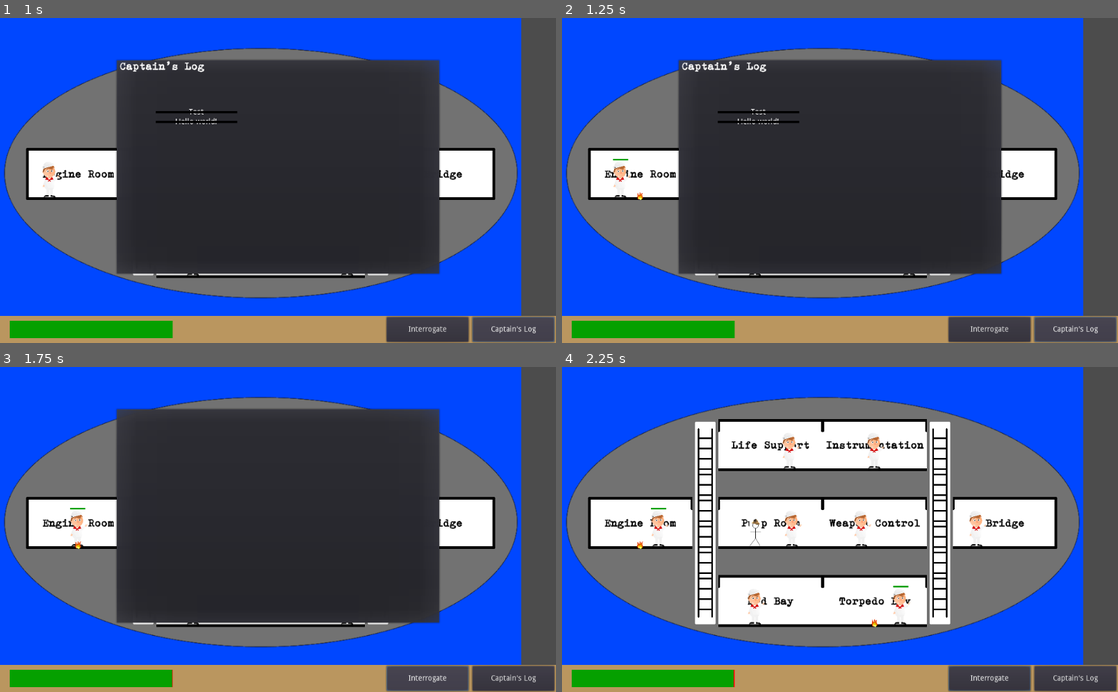
Above: before the commit, frames 1-4 (two rows, left to right).
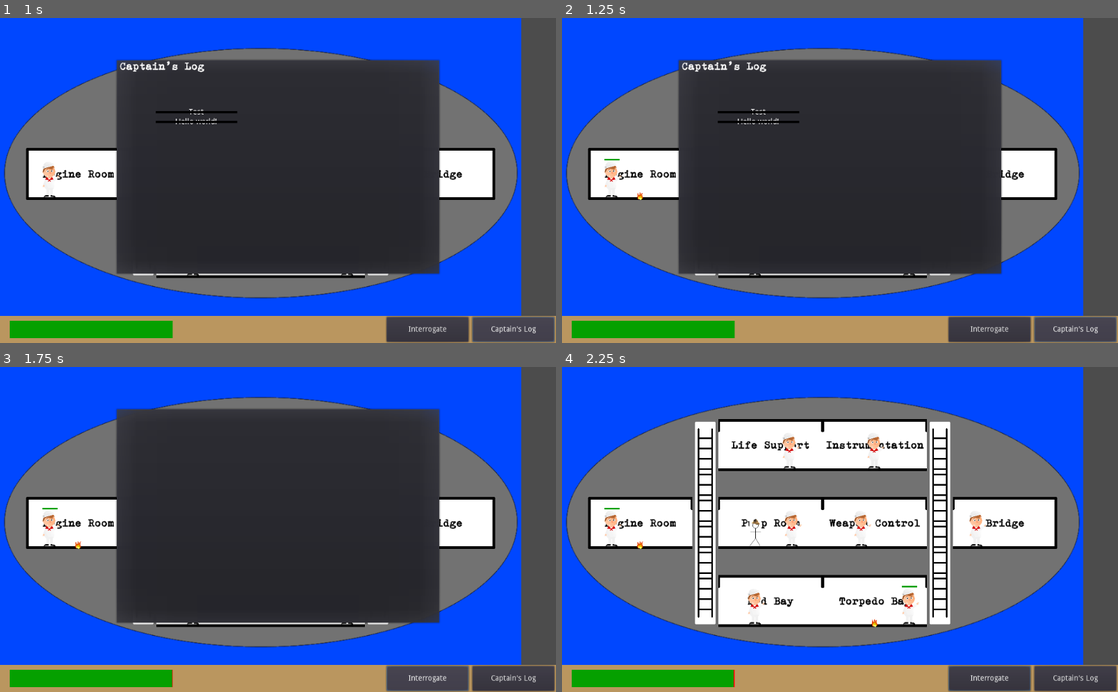
Above: after the commit, the same moments.

Repository: danielcannell/deep-clue-sea
Game: Godot game, scene res://Main.tscn
Same seed, same stepped clock (60 frames per second), same inputs: the game is played once before the commit and once after it.
Inputs (mouse positions are in pixels of both pictures, inside the frame that each line leads up to):
- Up to frame 1 (1 s): click "Captain's Log" at 0.5 s
- Up to frame 2 (1.25 s): no input
- Up to frame 3 (1.75 s): click "Interrogate" at 1.25 s
- Up to frame 4 (2.25 s): move the mouse to (639, 523) at 2.02 s; hold D (move_right) from 2.03 s (still down); click (639, 523) at 2.17 s

Frame 1 is identical in both runs. In frame 2, 0.2% of the frame differs, in the area x 7-13%, y 43-56%; in frame 3, 0.2%; in frame 4, 0.4%, in the area x 7-65%, y 43-80%.
Error before the commit: Invalid set index 'crew_name' (on base: 'null instance') with value of type 'String'. (res://detective/DetectiveRoot.gd:21)
Error after the commit: Invalid get index 'NUM_CREW' (on base: 'Node (Globals.gd)'). (res://detective/DetectiveRoot.gd:28)

Commit message:
Merged origin/master

Diff:
--- a/Globals.gd
+++ b/Globals.gd
@@ -49,3 +49,14 @@
     Rooms.MiddleRightLadder,
     Rooms.LowerRightLadder,
 ]
+
+const ROOM_KNOWLEDGE_COUNT = 2
+const TRAITOR_KNOWLEDGE_COUNT = 2
+
+# Crewman settings
+const CREW_SPEED = 200
+const HEALING_RATE = 10
+const FIRE_DAMAGE_RATE = 20
+const DROWNING_DAMAGE_RATE = 10
+const FLOODED_MAX_SPEED = 0.25
+const CREW_MAX_HITPOINTS = 100
--- a/crewmen/Crewman.gd
+++ b/crewmen/Crewman.gd
@@ -1,11 +1,7 @@
 extends Area2D
 
-# Class consts
-const CREW_SPEED = 70
-const HEALING_RATE = 10
-const FIRE_DAMAGE_RATE = 20
-const DROWNING_DAMAGE_RATE = 10
-const FLOODED_MAX_SPEED = 0.25
+# Class consts all in globals as settings...
+
 # Useful enums and arrays
 enum crew_state {IDLE, MOVING, ACTING, TALKING, DEAD}
 enum room_action {PUMPING, HEALING}
@@ -19,8 +15,10 @@
 # Each crewman has a name, and is the traitor or not
 var crew_name = null
 var traitor = false
-var hitpoints = 100
+var hitpoints = Globals.CREW_MAX_HITPOINTS
 var happiness = 1.0
+var room_knowledge = []
+var traitor_knowledge = []
 
 # Current state info
 var state = crew_state.IDLE
@@ -58,10 +56,10 @@
 
     # Update the current room
     current_room = sub.containing_room_id(position)
-    hitpoints -= (sub.room(current_room).fire() * FIRE_DAMAGE_RATE * delta)
+    hitpoints -= (sub.room(current_room).fire() * Globals.FIRE_DAMAGE_RATE * delta)
     if sub.room(current_room).flooding() > 0.7:
-        hitpoints -= DROWNING_DAMAGE_RATE * delta
-    var current_speed = ((1 - sub.room(current_room).flooding() * FLOODED_MAX_SPEED) * CREW_SPEED)
+        hitpoints -= Globals.DROWNING_DAMAGE_RATE * delta
+    var current_speed = ((1 - sub.room(current_room).flooding() * Globals.FLOODED_MAX_SPEED) * Globals.CREW_SPEED)
 
     if hitpoints <= 0:
         state = crew_state.DEAD
@@ -113,7 +111,7 @@
             # Heal if necessary
             elif current_room == Globals.Rooms.MedBay:
                 if hitpoints < 100:
-                    hitpoints += HEALING_RATE * delta
+                    hitpoints += Globals.HEALING_RATE * delta
                     if hitpoints > 100:
                         hitpoints = 100
                         state = crew_state.IDLE
@@ -125,8 +123,8 @@
                 state = crew_state.IDLE
 
         crew_state.IDLE:
-            # Go to MedBay if injured
-            if hitpoints < 100:
+            # Go to MedBay if badly injured
+            if hitpoints < 50:
                 idle_time = 0.0
                 destination = get_random_pos_in_room(sub.room(Globals.Rooms.MedBay))
                 state = crew_state.MOVING
--- a/detective/DetectiveRoot.gd
+++ b/detective/DetectiveRoot.gd
@@ -1,12 +1,19 @@
 extends Node
+
+var RoomSolText = {
+    Globals.Rooms.EngineRoom: "",
+    Globals.Rooms.Instrumentation: "",
+    Globals.Rooms.WeaponControl: "",
+    Globals.Rooms.LifeSupport: "",
+    Globals.Rooms.PumpRoom: "",
+    Globals.Rooms.MedBay: "",
+    Globals.Rooms.Bridge: ""
+}
 
 var solution = {"location":null, "traitor":null}
 
 
 func _ready():
-    # NUM_CREW must be the same as the number of crewman nodes
-    var NUM_CREW = 8
-
     # Get array of crew names, not allowing empty lines
     var crew_name_file = File.new()
     crew_name_file.open("res://crewmen/crewnames.txt", crew_name_file.READ)
@@ -14,21 +21,52 @@
     crew_name_pool = crew_name_pool.split("\n", false)
     crew_name_file.close()
 
+    # Necessary later for assigning knowledge around
+    var not_solution_name_list = []
+
     # Assign each crew member a random name
-    for crew_id in range(NUM_CREW):
-        var crewman = get_node("Crewman%s" % crew_id)
+    for crew_id in range(Globals.NUM_CREW):
+        var crewman = get_node("root/Main/Submarine/CrewController/Crewman%s" % crew_id)
         var name_ind = randi() % crew_name_pool.size()
         crewman.crew_name = crew_name_pool[name_ind]
+        not_solution_name_list.append(crew_name_pool[name_ind])
         crew_name_pool.remove(name_ind)
 
     # Pick a random crewman to be traitor
-    solution["traitor"] = get_node("Crewman%s" % (randi() % NUM_CREW))
+    var traitor = get_node("root/Main/Submarine/CrewController/Crewman%s" % (randi() % Globals.NUM_CREW))
+    solution["traitor"] = traitor
     solution["traitor"].traitor = true
+    not_solution_name_list.erase(traitor.crew_name)
 
     # Randomly select a room to be the correct solution
-    var rooms_file = File.new()
-    rooms_file.open("res://submarine/rooms.txt", rooms_file.READ)
-    var rooms = rooms_file.get_as_text().split("\n", false)
-    rooms_file.close()
+    solution["location"] = Globals.Rooms[randi() % 8]
+    var not_solution_rooms_list = Globals.Rooms.duplicate(true).erase(solution["location"])
 
-    solution["location"] = rooms[randi() % 8]
+    # Assign knowledge around
+    # Generate correct amount of knowledge
+    var not_guilty_crew = not_solution_name_list.length()
+    for i in range(not_guilty_crew):
+        for j in range(Globals.TRAITOR_KNOWLEDGE_COUNT - 1):
+            not_solution_name_list.append(not_solution_name_list[i])
+
+    var not_solution_rooms = not_solution_rooms_list.length()
+    for i in range(not_solution_rooms):
+        for j in range(Globals.ROOM_KNOWLEDGE_COUNT - 1):
+            not_solution_rooms_list.append(not_solution_rooms_list[i])
+
+    not_solution_rooms = not_solution_rooms_list.length()
+    not_guilty_crew = not_solution_name_list.length()
+    var i = 0
+    for room_knl in range(not_solution_rooms):
+        var crew = get_node("root/Main/Submarine/CrewController/Crewman%s" % (i % Globals.NUM_CREW))
+        var knl_item = randi() % not_solution_rooms_list.length()
+        crew.room_knowledge.append(not_solution_rooms[knl_item])
+        not_solution_rooms_list.remove(knl_item)
+        i += 1
+
+    for traitor_knl in range(not_guilty_crew):
+        var crew = get_node("root/Main/Submarine/CrewController/Crewman%s" % (i % Globals.NUM_CREW))
+        var knl_item = randi() % not_solution_name_list.length()
+        crew.room_knowledge.append(not_guilty_crew[knl_item])
+        not_solution_name_list.remove(knl_item)
+        i += 1
Not shown, removed: submarine/rooms.txt
